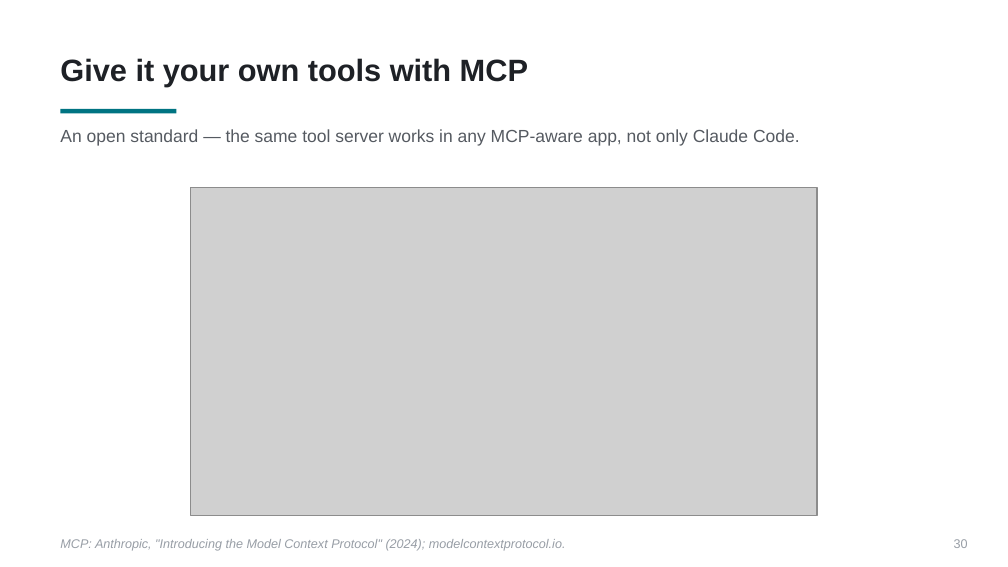
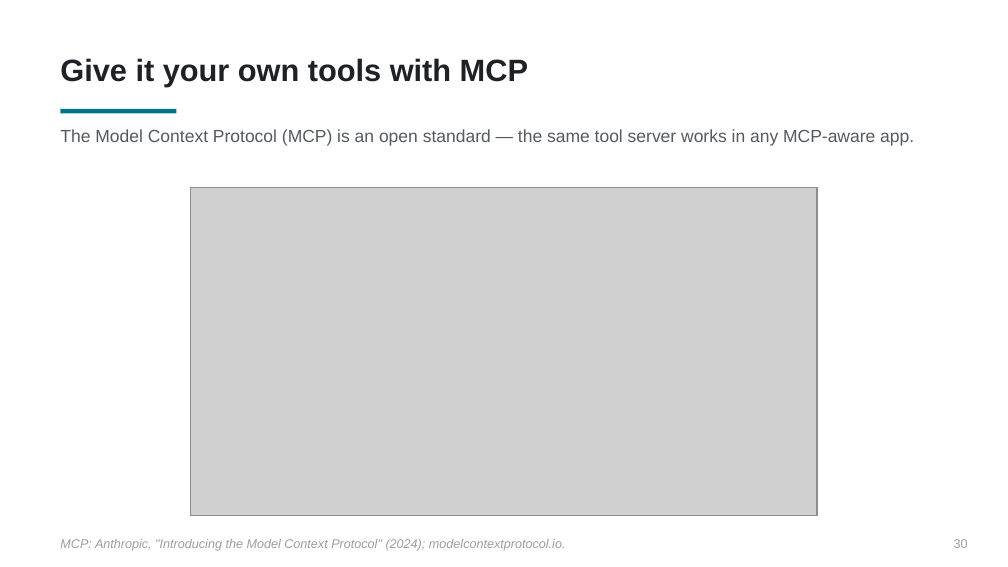
Before and after one commit to PursuitOfDataScience/uchicago-workshops, a slide deck: slide 30 of claude-code-tutorial/claude-code-tutorial.pptx. Drawn at 1008x567 pixels with LibreOffice and Linux fonts; fonts in the diff are those of the drawing; grey boxes stand for pictures. Boxes give left, top, right and bottom in pixels: in the first picture for what was removed or moved away, otherwise in the second. Text is boxed around its words. In the diff, an @@ line names an element or a change of style, - is before the commit and + after.

```diff
--- a/claude-code-tutorial/claude-code-tutorial.pptx
+++ b/claude-code-tutorial/claude-code-tutorial.pptx
@@ text at box(60, 129, 914, 146): text changed @@
-An open standard — the same tool server works in any MCP-aware app, not only Claude Code.
+The Model Context Protocol (MCP) is an open standard — the same tool server works in any MCP-aware app.
```
Also in this commit, not shown: 17 other slides changed, 21 other files.
